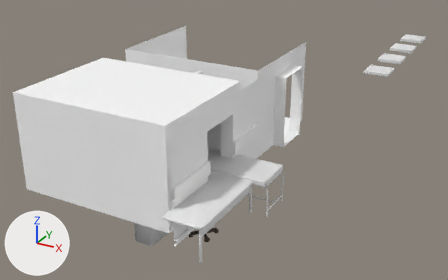
What one commit did to the FBX model ECOE sim/Assets/Art/Environment/Scene_Scene_Collection/Scene_Scene_Collection.fbx.
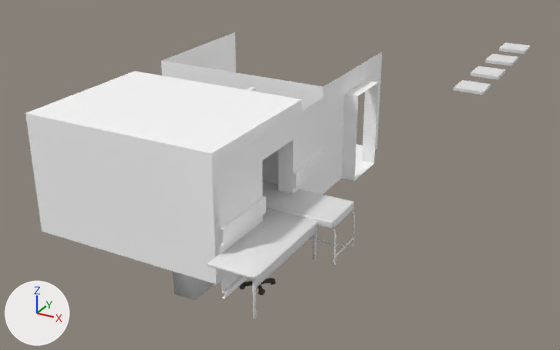
Each version appears first whole from a 50 mm camera at (8.35, -11.96, 7.78) aimed at (-1.77, 6.43, -1.42), and next in a close-up from a 50 mm camera at (8.51, -12.36, 7.88) aimed at (1.62, 0.16, 1.62). Every picture has the same lights, and +X, +Y and +Z are marked at lower left. The last two pictures show the newer version. Where no turn or scale is listed for an object, it has been applied to the vertices. Vertices at exactly the same position are counted once.

Names of what the first close-up shows: 'ClinicCelingTile', 'Curpboard', 'DesktopClinic', 'Mesh2', 'Mesh2.001', 'Stretcher ' and 4 more.
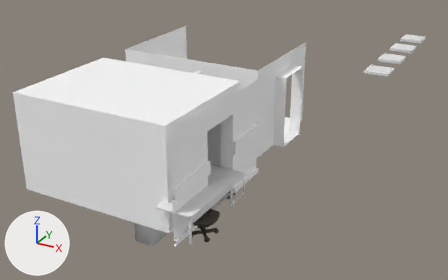
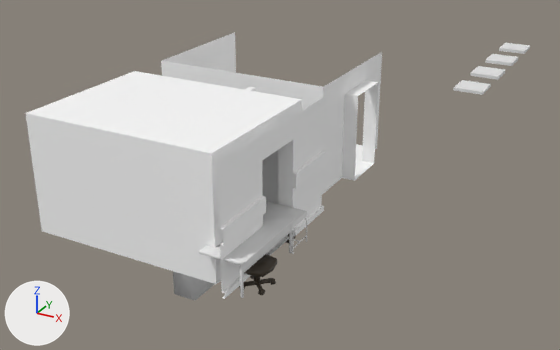
Boxes (x1, y1, x2, y2) around the edits, measured in the close-ups (560 x 350 px; the box of a moved part takes in the faces that stretch with it):
'DesktopClinic', reshaped (12% narrower, 19% shorter): before (207, 209, 318, 319); after (199, 209, 296, 298)
'Stretcher ', reshaped: before (262, 178, 355, 266); after (266, 201, 307, 254)
part 1 of me_desktop_001, moved or reshaped: before (256, 227, 315, 287); after (243, 226, 291, 273)
part 2 of me_desktop_001, moved or reshaped: before (252, 279, 256, 319); after (240, 265, 244, 298)
part 3 of me_desktop_001, moved or reshaped: before (313, 225, 317, 260); after (289, 224, 292, 253)
part 4 of me_desktop_001, moved or reshaped: before (207, 209, 318, 279); after (199, 218, 289, 265)
part 5 of me_cube, moved or reshaped: before (266, 183, 354, 229); after (266, 201, 307, 230)
part 6 of me_cube, moved or reshaped (mostly hidden afterwards): before (309, 237, 344, 247); after (284, 237, 299, 242)
part 7 of me_cube, moved or reshaped: before (336, 237, 354, 256); after (293, 236, 307, 249)
part 8 of me_cube, moved or reshaped (mostly hidden): before (351, 211, 355, 246); after (304, 218, 307, 242)
part 9 of me_cube, moved or reshaped: before (325, 227, 336, 266); after (292, 231, 294, 254)
part 10 of me_cube, moved or reshaped: before (263, 182, 353, 227); after (266, 203, 306, 229)

The change, as a list of edits to the scene's bpy script:
```text
Change me_desktop_001:
    used by ob_desktopclinic; location = (0.0, 0.0, 0.0)
    remove me_desktop_001.from_pydata(...)  # 598 vertices, 541 faces; spans x -0.12..2.61, y -2.5..0.13, z 0.0..0.92
    add me_desktop_001.from_pydata(...)  # 598 vertices, 541 faces; spans x -0.11..2.06, y -2.02..0.12, z 0.0..0.8
    me_desktop_001 part 1: the loose piece of 80 vertices spanning x 2.5..2.52, y -2.39..-0.02, z 0.61..0.87 is scaled about its middle by (0.96, 0.797, 0.96), then moved by (-0.55, 0.24, -0.12)
    me_desktop_001 part 2: the loose piece of 96 vertices spanning x 2.48..2.54, y -2.42..-2.35, z 0.0..0.87 is scaled about its middle by (0.96, 0.96, 0.858), then moved by (-0.55, 0.48, -0.06)
    me_desktop_001 part 3: the loose piece of 96 vertices spanning x 2.48..2.54, y -0.03..0.03, z 0.0..0.87 is scaled about its middle by (0.96, 0.96, 0.858), then moved by (-0.55, 0.0, -0.06)
    me_desktop_001 part 4: 198 of 598 vertices moved; they spanned x -0.12..2.61, y -2.5..0.13, z 0.86..0.92 and now span x -0.11..2.06, y -2.02..0.12, z 0.73..0.8; mean shift (-0.28, 0.12, -0.12); largest move (2.58, -2.44, 0.91) -> (2.03, -1.96, 0.79)
    other edits to the shape of me_desktop_001 do not show in these pictures
Change me_cube:
    used by ob_stretcher; location = (0.0, 0.0, 0.0)
    remove me_cube.from_pydata(...)  # 1874 vertices, 1868 faces; spans x -0.17..2.98, y -0.09..0.98, z -0.01..1.27
    add me_cube.from_pydata(...)  # 1874 vertices, 1868 faces; spans x -0.12..2.03, y -0.07..0.7, z -0.01..0.86
    me_cube part 5: the loose piece of 56 vertices spanning x 0.91..2.91, y -0.09..0.98, z 0.83..0.99 is scaled about the mesh origin by (0.681, 0.719, 0.681)
    me_cube part 6: the loose piece of 72 vertices spanning x 0.02..2.95, y 0.45..0.49, z 0.17..0.2 is scaled about the mesh origin by 0.681
    me_cube part 7: the loose piece of 144 vertices spanning x 2.93..2.97, y 0.0..0.9, z 0.17..0.2 is scaled about the mesh origin by 0.681
    me_cube part 8: the loose piece of 588 vertices spanning x -0.01..2.98, y 0.88..0.93, z -0.01..0.84 is scaled about the mesh origin by 0.681
    me_cube part 9: the loose piece of 588 vertices spanning x -0.01..2.98, y -0.02..0.02, z -0.01..0.84 is scaled about the mesh origin by 0.681
    me_cube part 10: the loose piece of 226 vertices spanning x -0.17..2.92, y -0.03..0.93, z 0.45..1.27 is scaled about the mesh origin by 0.681
    other edits to the shape of me_cube do not show in these pictures
```
